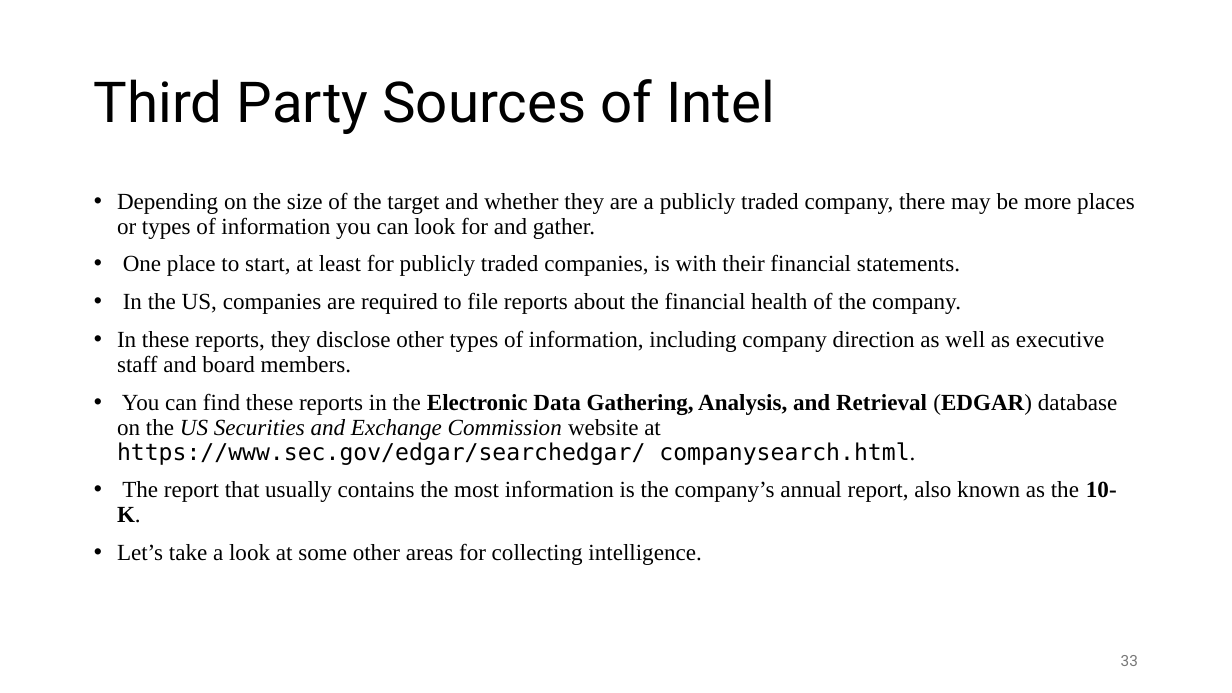
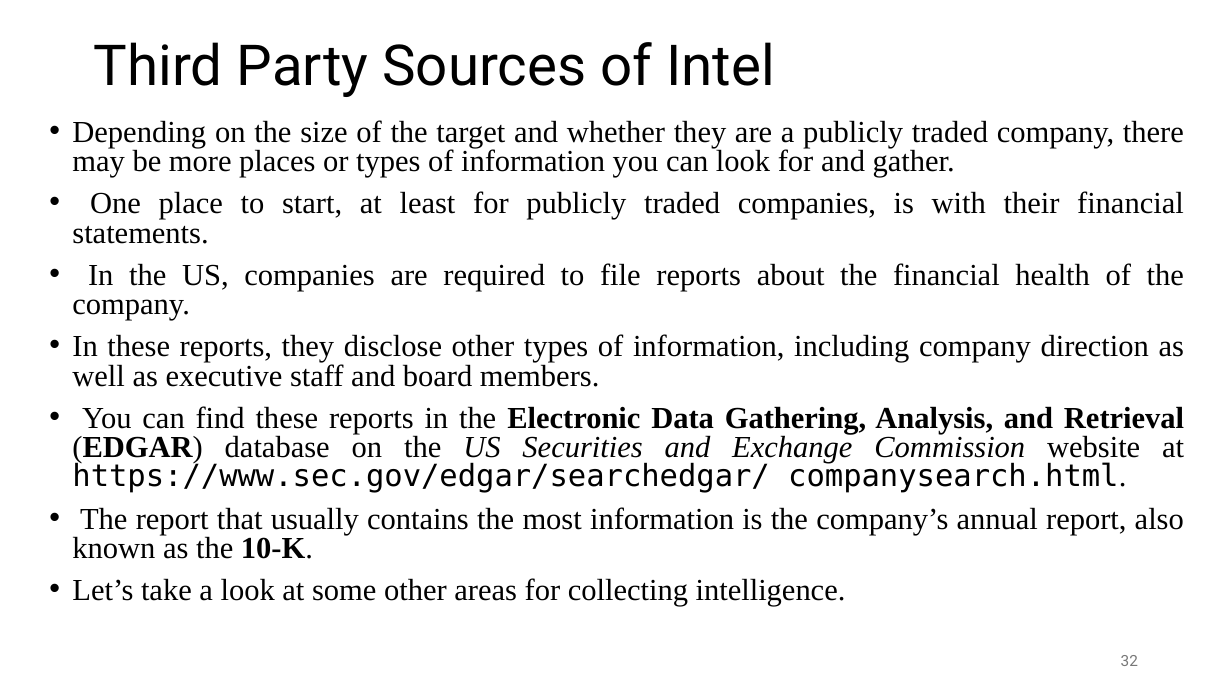
Before and after one commit to shakiliitju/M.Sc-in-ICT, a slide deck: slide 32 of Semester 2/Applied Cyber Security/Lecture/L3.pptx (slide 33 before the commit). Drawn at 1232x693 pixels with LibreOffice and Linux fonts; fonts in the diff are those of the drawing. Boxes give left, top, right and bottom in pixels: in the first picture for what was removed or moved away, otherwise in the second. Text is boxed around its words. In the diff, an @@ line names an element or a change of style, - is before the commit and + after.

```diff
--- a/Semester 2/Applied Cyber Security/Lecture/L3.pptx
+++ b/Semester 2/Applied Cyber Security/Lecture/L3.pptx
@@ title "Third Party Sources of Intel": place and size @@
-title "Third Party Sources of Intel" at [94, 79, 775, 134]
+title "Third Party Sources of Intel" at [94, 42, 775, 97]
@@ text "Depending on the size of ...": place and size @@
-text "Depending on the size of ..." at [117, 192, 1135, 565]
+text "Depending on the size of ..." at [72, 120, 1184, 606]
@@ text "Depending on the size of ..." at [72, 120, 1184, 606]: size 18 to 23.8 pt; alignment left to justified; line spacing 0.9 to 0.8 @@
@@ page number at [1121, 655, 1138, 666]: text changed @@
-33
+32
```
Also in this commit, not shown: 41 other slides changed, 2 slides removed.
